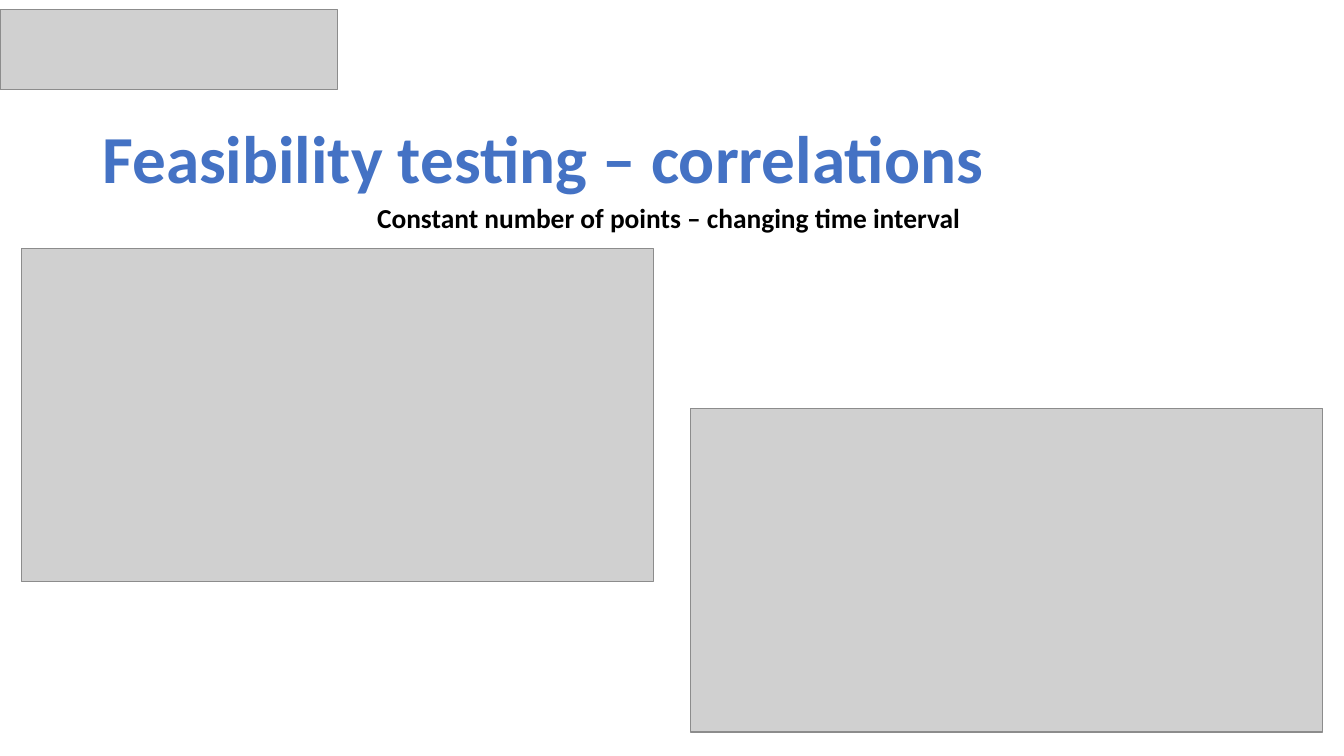
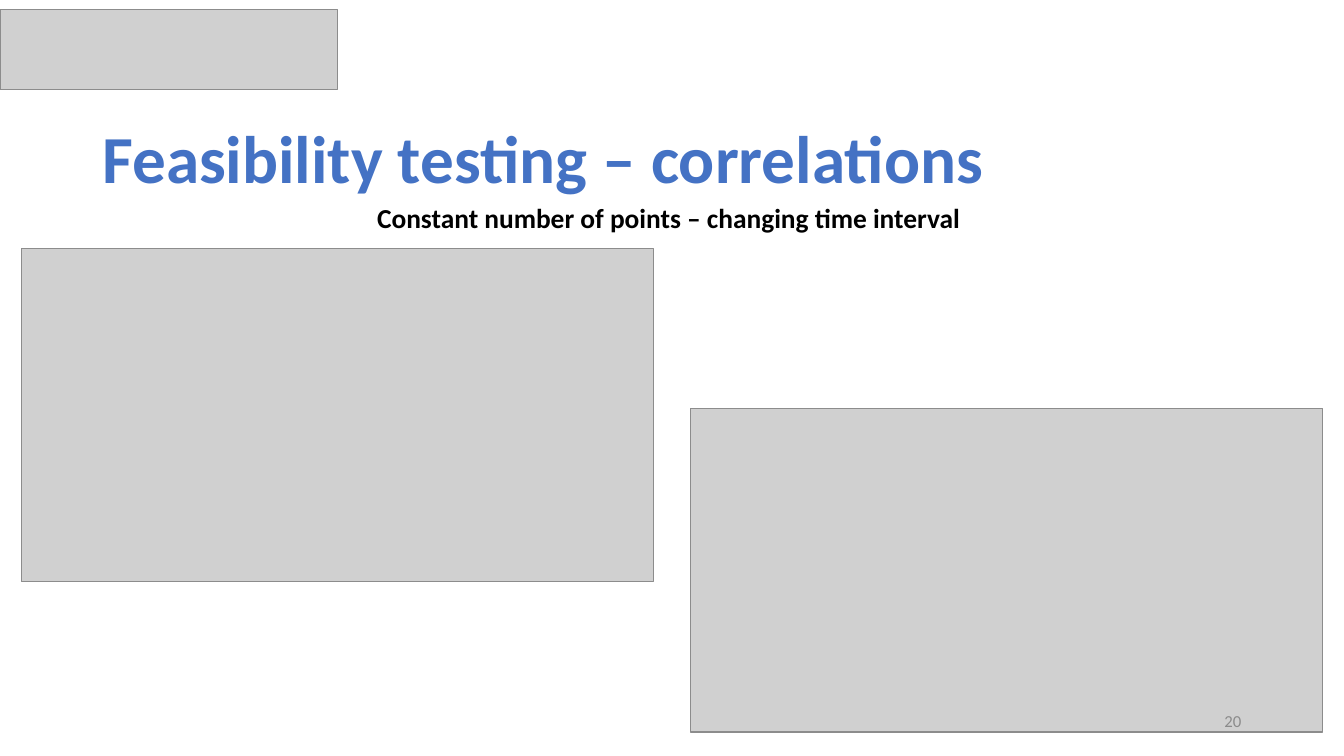
Before and after one commit to ommersh/Final-Project, a slide deck: slide 20 of Capstone Project Phase B–23-2-D-17.pptx (slide 19 before the commit). Drawn at 1344x756 pixels with LibreOffice and Linux fonts; fonts in the diff are those of the drawing; grey boxes stand for pictures. Boxes give left, top, right and bottom in pixels: in the first picture for what was removed or moved away, otherwise in the second. Text is boxed around its words. In the diff, an @@ line names an element or a change of style, - is before the commit and + after.

```diff
--- a/Capstone Project Phase B–23-2-D-17.pptx
+++ b/Capstone Project Phase B–23-2-D-17.pptx
@@ page number added at bbox=[1224, 716, 1241, 732], 12 pt, text #8C8C8C @@
+20
```
Also in this commit, not shown: 18 other slides changed, 8 slides added, 2 slides removed, 2 other files.
